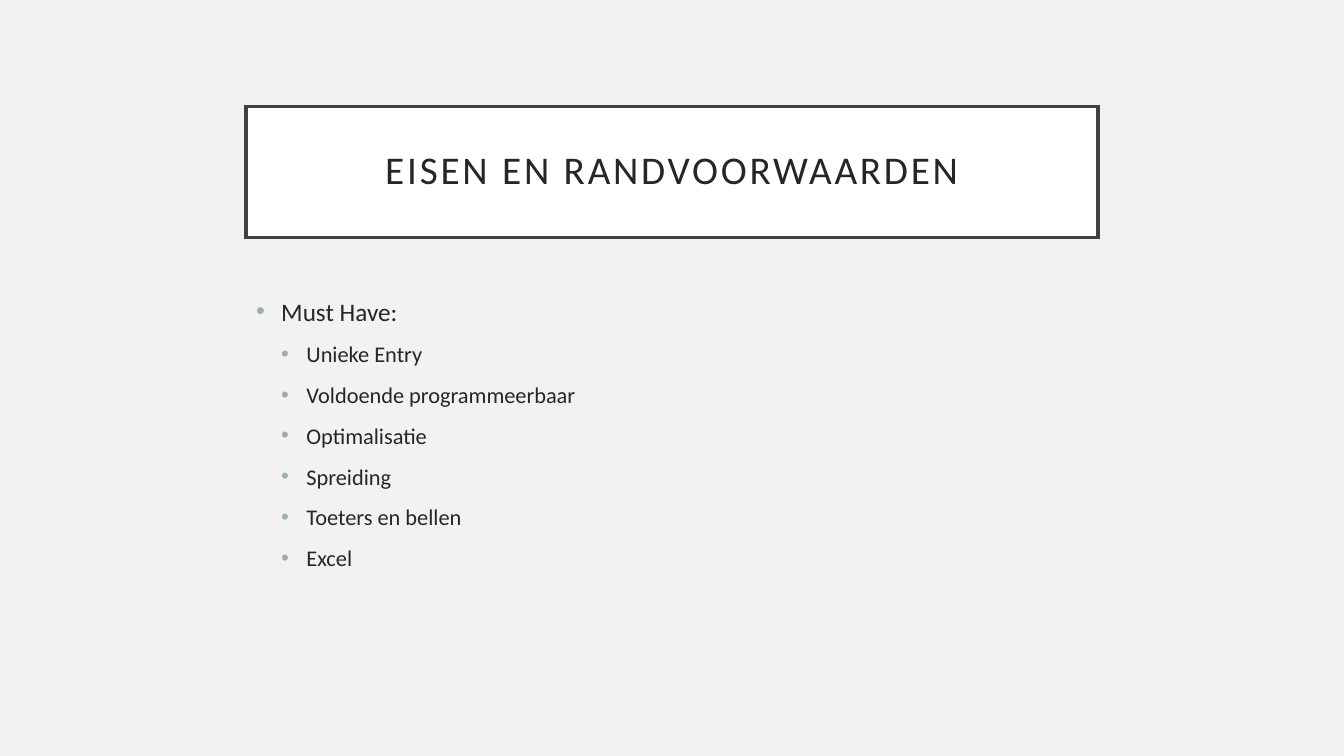
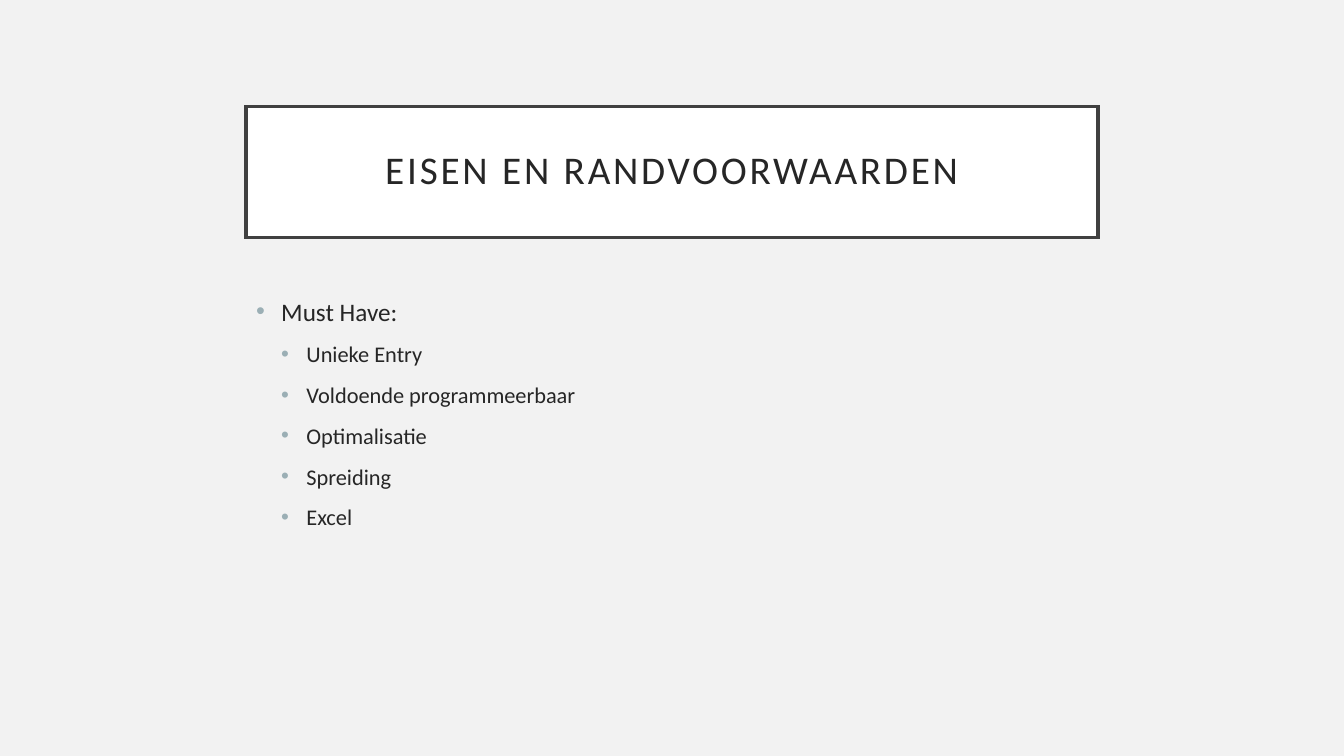
Before and after one commit to LanderVerschueren/Sociale-Innovatie, a slide deck: slide 5 of Senior-Projects/Keuzetool Office Management.pptx. Drawn at 1344x756 pixels with LibreOffice and Linux fonts; fonts in the diff are those of the drawing. Boxes give left, top, right and bottom in pixels: in the first picture for what was removed or moved away, otherwise in the second. Text is boxed around its words. In the diff, an @@ line names an element or a change of style, - is before the commit and + after.

```diff
--- a/Senior-Projects/Keuzetool Office Management.pptx
+++ b/Senior-Projects/Keuzetool Office Management.pptx
@@ text at (306,509,461,525): paragraph removed @@
-  • Toeters en bellen
```
Also in this commit, not shown: 1 other slide changed.
